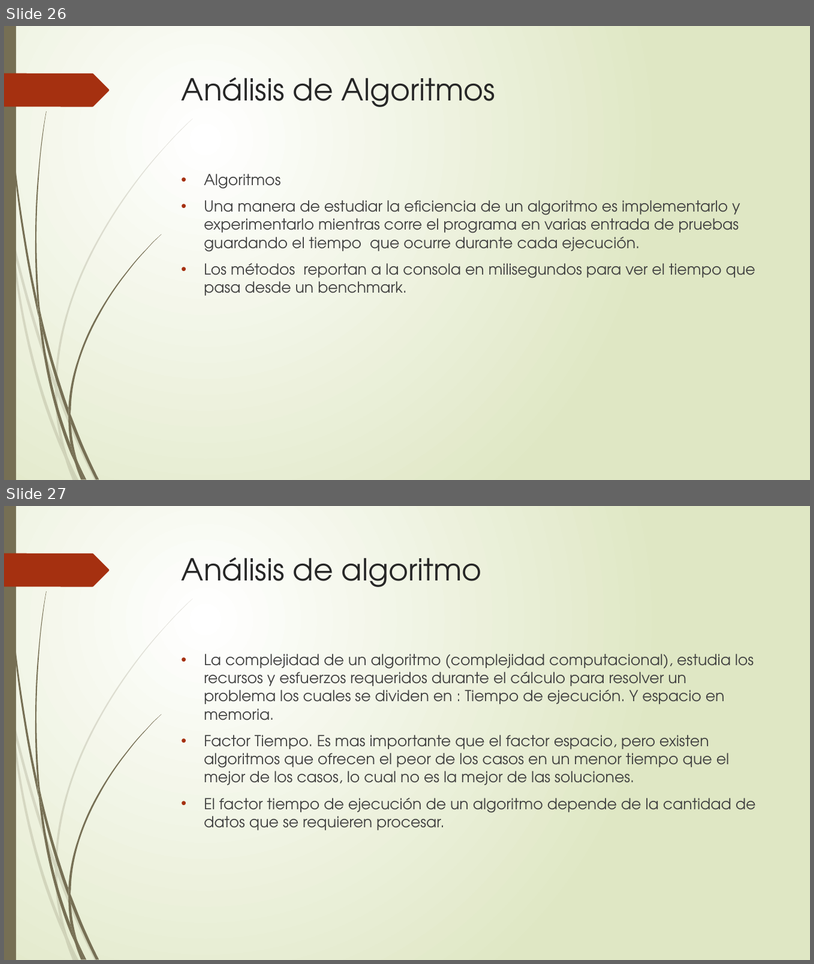
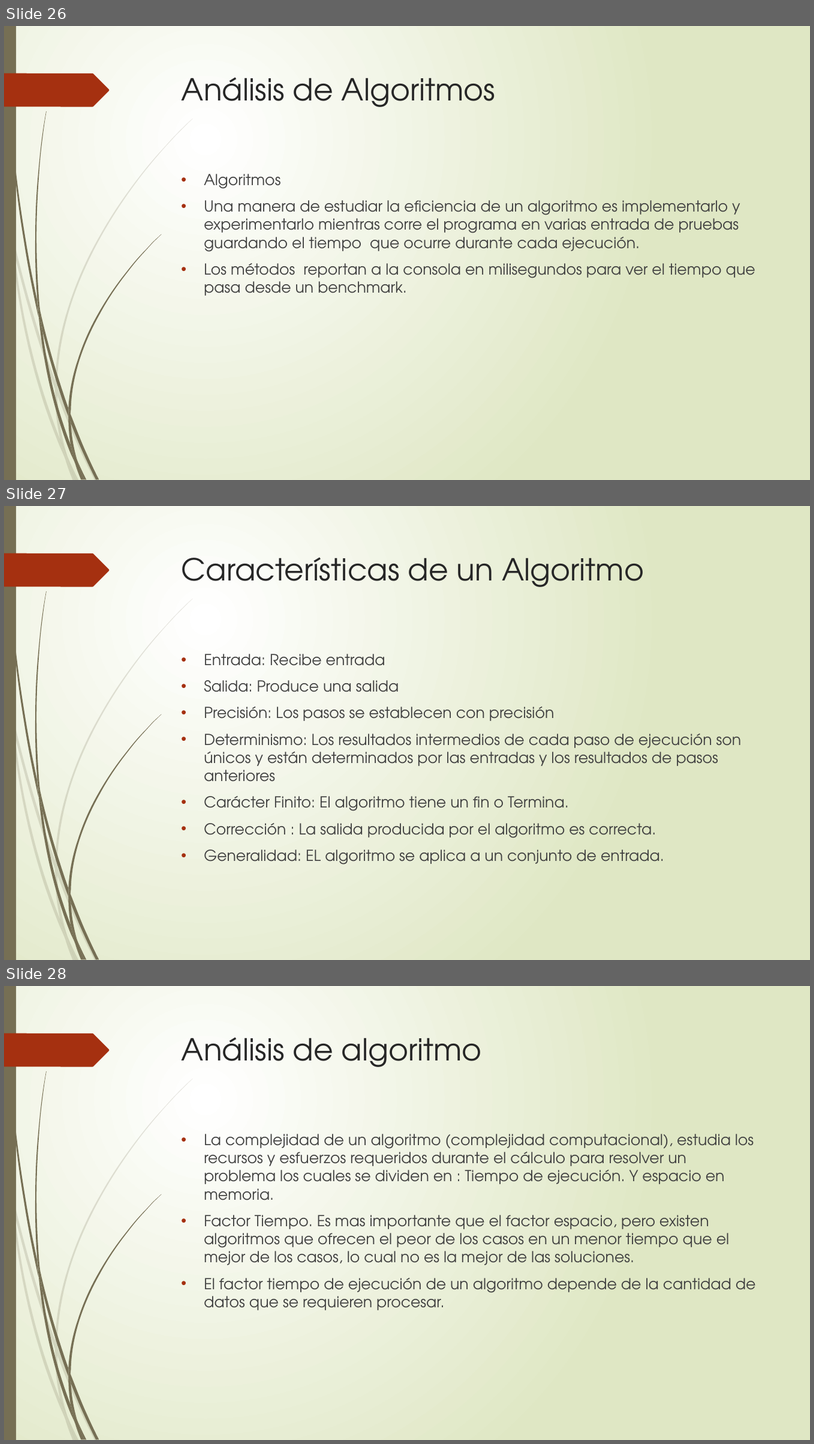
Before and after one commit to KevinPimienta/ITT_EstructuraDatos, a slide deck: Estructura de Datos Clase 1.pptx. Shown one above the other, each under a label of ours: slides 26 and 27 before the commit, slides 26, 27 and 28 after it. The pictures are 814x964 and 814x1444 pixels, drawn with LibreOffice and Linux fonts; fonts in the diff are those of the drawing. Boxes give left, top, right and bottom in pixels: in the first picture for what was removed or moved away, otherwise in the second. Text is boxed around its words. In the diff, an @@ line names an element or a change of style, - is before the commit and + after.

Commit message:
definiciones

```diff
--- a/Estructura de Datos Clase 1.pptx
+++ b/Estructura de Datos Clase 1.pptx
@@ slide 27 added at [4, 506, 810, 960], background gradient #FFFFFF to #DFE8C4; not listed: 24 template elements that a slide beside it also shows @@
@@ title added at [182, 557, 644, 587], 36 pt, text #262626 @@
+Características de un Algoritmo
@@ text added at [204, 654, 742, 864], 18 pt, text #404040 @@
+• Entrada: Recibe entrada
+• Salida: Produce una salida
+• Precisión: Los pasos se establecen con precisión
+• Determinismo: Los resultados intermedios de cada paso de ejecución son únicos y están determinados por las entradas y los resultados de pasos anteriores
+• Carácter Finito: El algoritmo tiene un fin o Termina.
+• Corrección : La salida producida por el algoritmo es correcta.
+• Generalidad: EL algoritmo se aplica a un conjunto de entrada.
@@ what was slide 27 is now slide 28 @@
```
